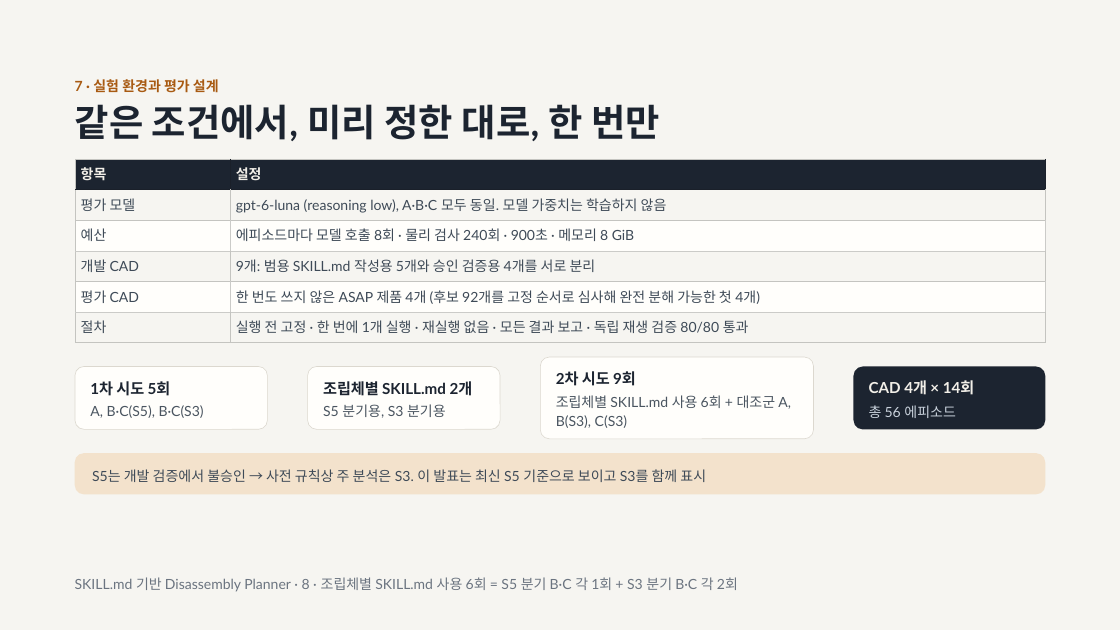
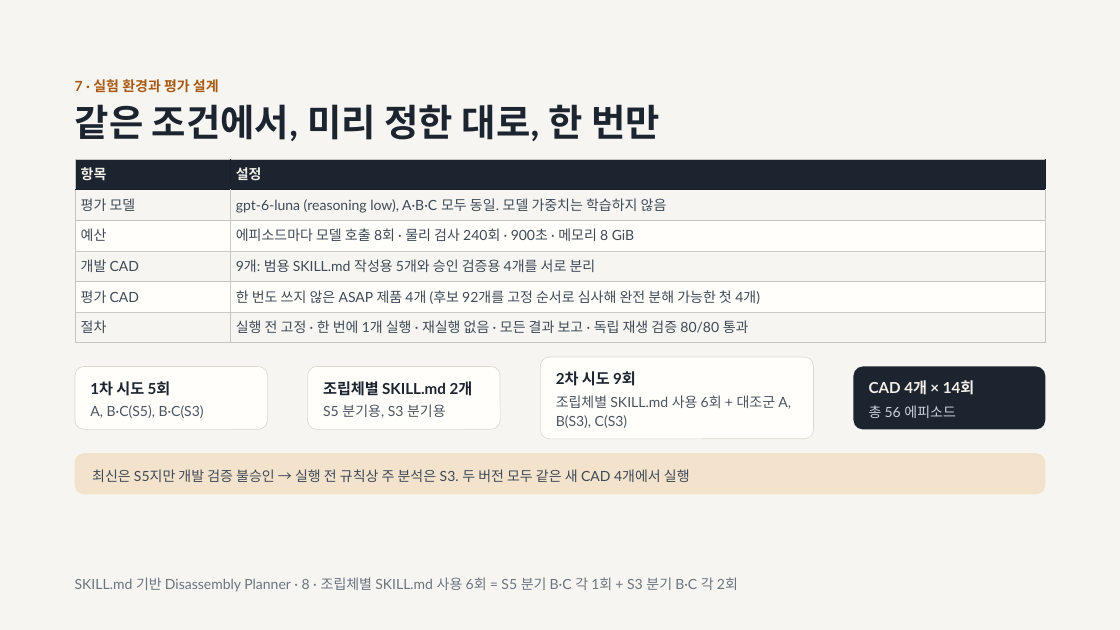
Before and after one commit to papuagigi/disassembly-planner-research, a slide deck: slide 8 of results/repair_v7_3/presentation/v7.3_발표자료.pptx. Drawn at 1120x630 pixels with LibreOffice and Linux fonts; fonts in the diff are those of the drawing; background and template pictures are left out. Boxes give left, top, right and bottom in pixels: in the first picture for what was removed or moved away, otherwise in the second. Text is boxed around its words. In the diff, an @@ line names an element or a change of style, - is before the commit and + after.

```diff
--- a/results/repair_v7_3/presentation/v7.3_발표자료.pptx
+++ b/results/repair_v7_3/presentation/v7.3_발표자료.pptx
@@ text in rounded rectangle at bbox=[92, 469, 690, 482]: text changed @@
-S5는 개발 검증에서 불승인 → 사전 규칙상 주 분석은 S3. 이 발표는 최신 S5 기준으로 보이고 S3를 함께 표시
+최신은 S5지만 개발 검증 불승인 → 실행 전 규칙상 주 분석은 S3. 두 버전 모두 같은 새 CAD 4개에서 실행
```
Also in this commit, not shown: 9 other slides changed, 10 other files.
